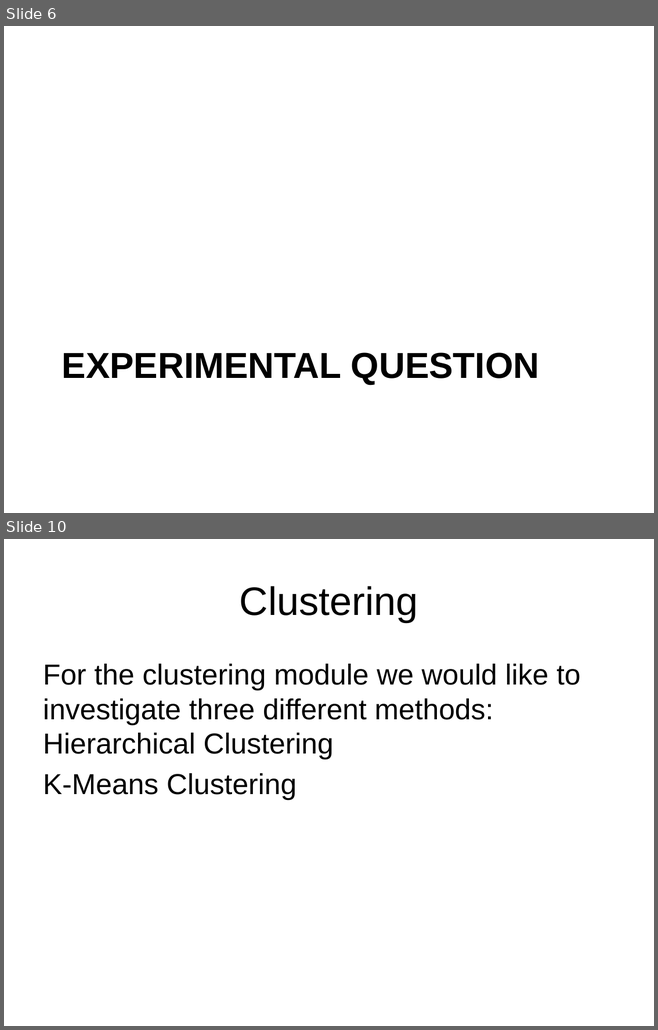
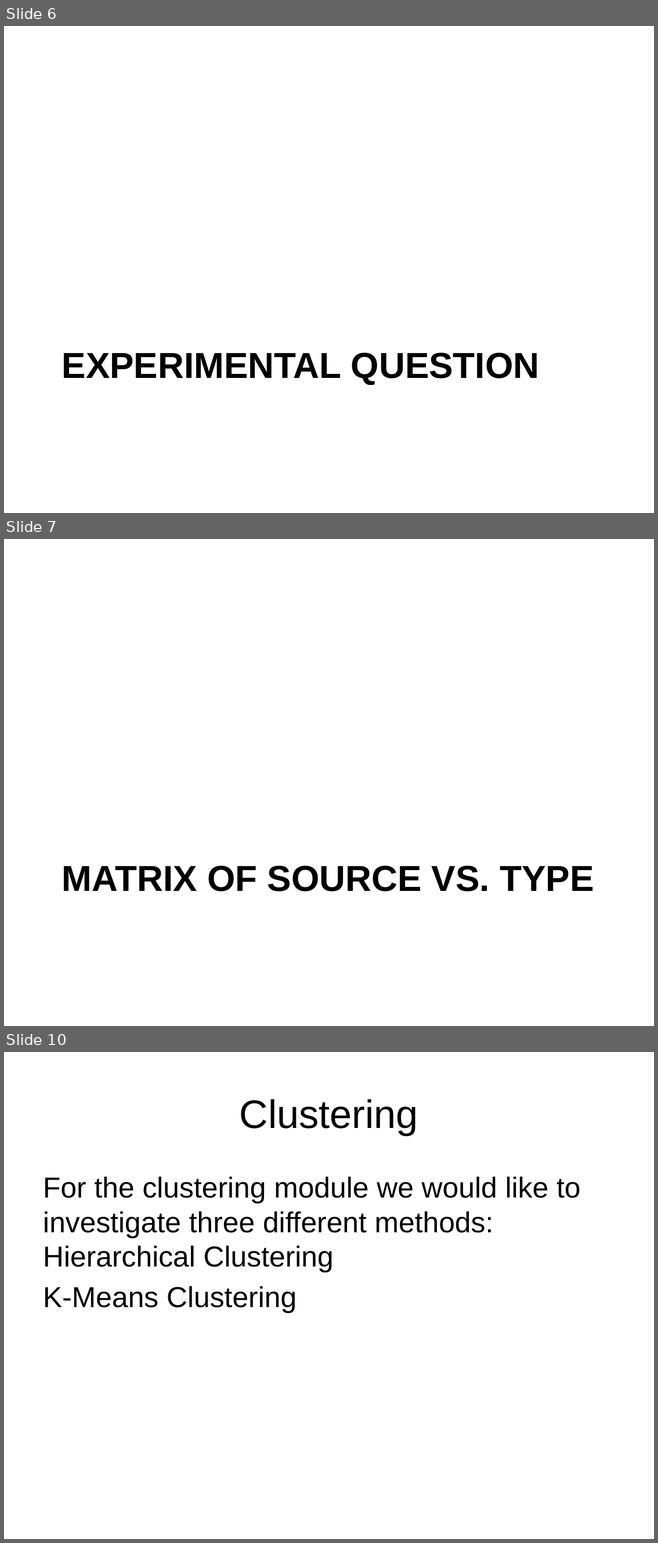
Before and after one commit to eotles/CS838, a slide deck: ProjectPresentation.pptx. Shown one above the other, each under a label of ours: slides 6 and 10 before the commit, slides 6, 7 and 10 after it; the slides between them are not shown. The pictures are 658x1030 and 658x1543 pixels, drawn with LibreOffice and Linux fonts; fonts in the diff are those of the drawing. Boxes give left, top, right and bottom in pixels: in the first picture for what was removed or moved away, otherwise in the second. Text is boxed around its words. In the diff, an @@ line names an element or a change of style, - is before the commit and + after.

```diff
--- a/ProjectPresentation.pptx
+++ b/ProjectPresentation.pptx
@@ slide 7 added at (4, 539, 654, 1026), background #FFFFFF @@
@@ title added at (62, 866, 593, 892), 40 pt, text #000000, bold @@
+MATRIX OF SOURCE VS. TYPE
```
Also in this commit, not shown: 4 slides changed, 3 other slides added, 2 slides removed, 1 other file.
